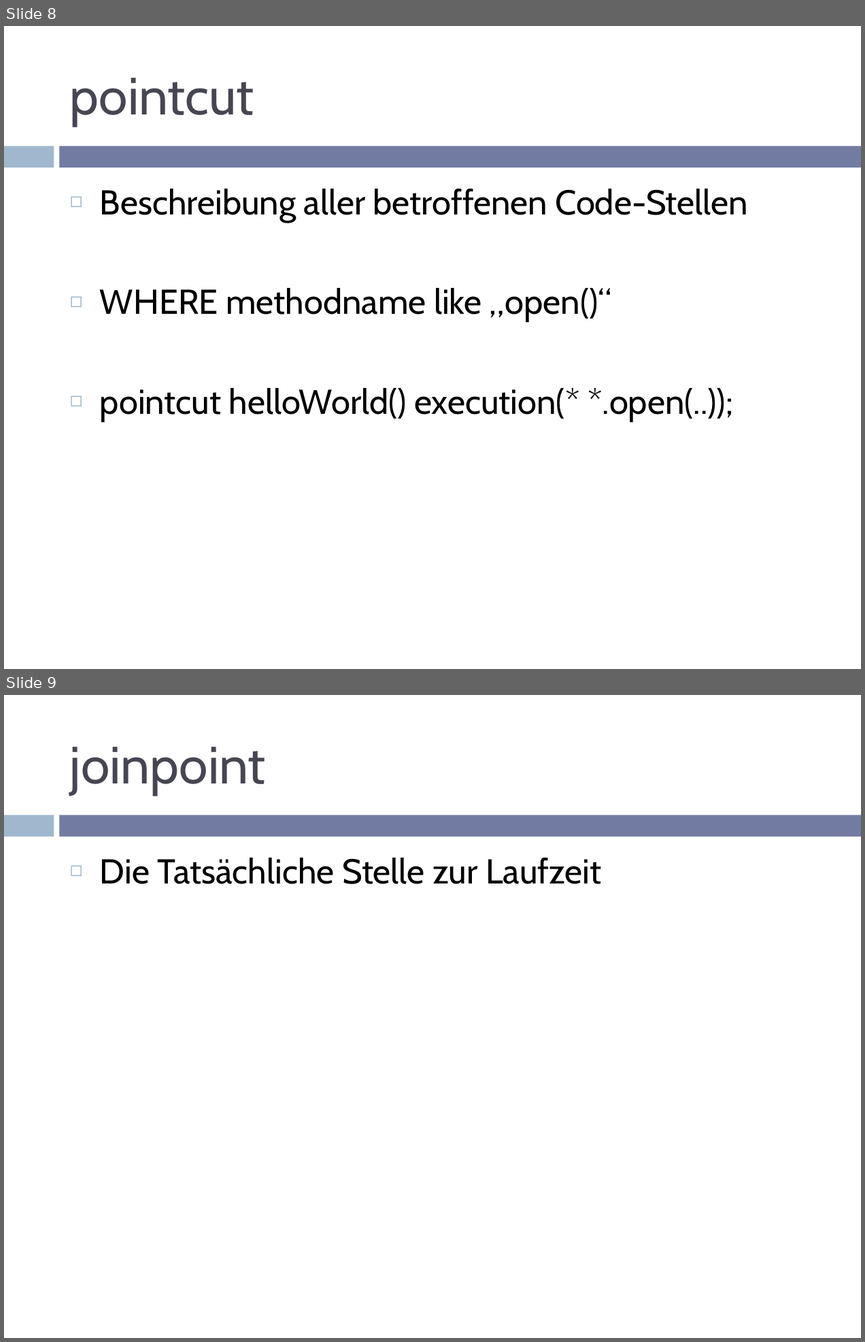
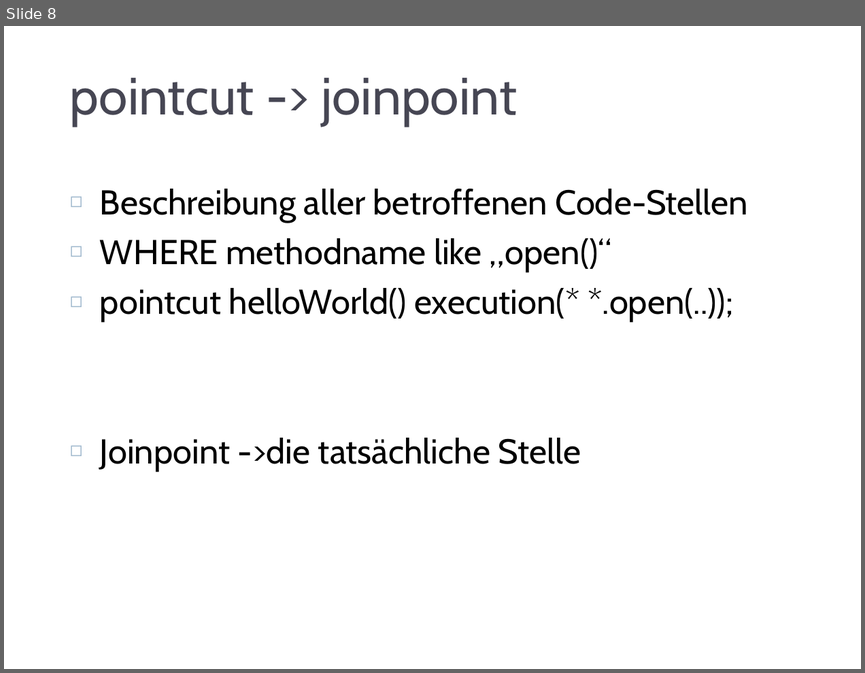
Before and after one commit to RainerW/sdc2012, a slide deck: presentation/aop.pptm. Shown one above the other, each under a label of ours: slides 8 and 9 before the commit, slide 8 after it. The pictures are 865x1342 and 865x673 pixels, drawn with LibreOffice and Linux fonts; fonts in the diff are those of the drawing; background and template pictures are left out. Boxes give left, top, right and bottom in pixels: in the first picture for what was removed or moved away, otherwise in the second. Text is boxed around its words. In the diff, an @@ line names an element or a change of style, - is before the commit and + after.

```diff
--- a/presentation/aop.pptm
+++ b/presentation/aop.pptm
@@ slide 9 removed at [4, 695, 861, 1338], background #FFFFFF; not listed: 2 template elements that a slide beside it also shows @@
@@ title removed at [70, 747, 266, 795] @@
-joinpoint
@@ text removed at [100, 858, 601, 884] @@
-◻ Die Tatsächliche Stelle zur Laufzeit
@@ slide 8 changed as well @@
@@ title at [70, 78, 517, 126]: text changed @@
-pointcut
+pointcut -> joinpoint
@@ rectangle removed at [4, 146, 54, 167] @@
@@ rectangle added at [4, 138, 861, 172], fill #FFFFFF, outline #FFFFFF 1.5 pt @@
@@ text at [100, 437, 581, 471]: paragraph added @@
+◻ Joinpoint ->die tatsächliche Stelle
```
Also in this commit, not shown: 17 other slides changed, 1 slide added, 2 other slides removed.
